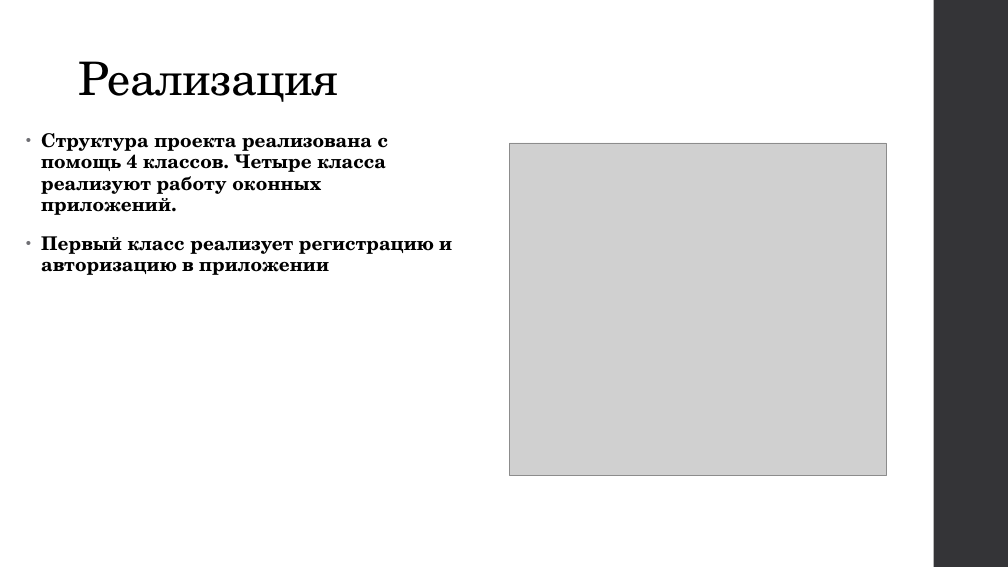
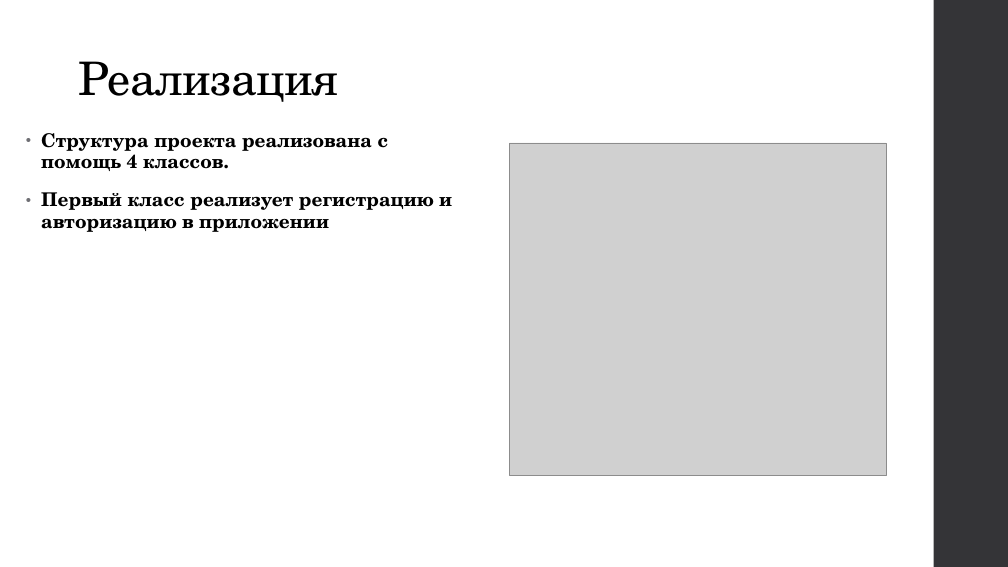
Before and after one commit to Asklit/online_store_public, a slide deck: slide 3 of online_store.pptx. Drawn at 1008x567 pixels with LibreOffice and Linux fonts; fonts in the diff are those of the drawing; grey boxes stand for pictures. Boxes give left, top, right and bottom in pixels: in the first picture for what was removed or moved away, otherwise in the second. Text is boxed around its words. In the diff, an @@ line names an element or a change of style, - is before the commit and + after.

```diff
--- a/online_store.pptx
+++ b/online_store.pptx
@@ text at bbox=[41, 133, 389, 171]: text changed @@
-• Структура проекта реализована с помощь 4 классов. Четыре класса реализуют работу оконных приложений.
+• Структура проекта реализована с помощь 4 классов.
```
Also in this commit, not shown: 3 other slides changed.
